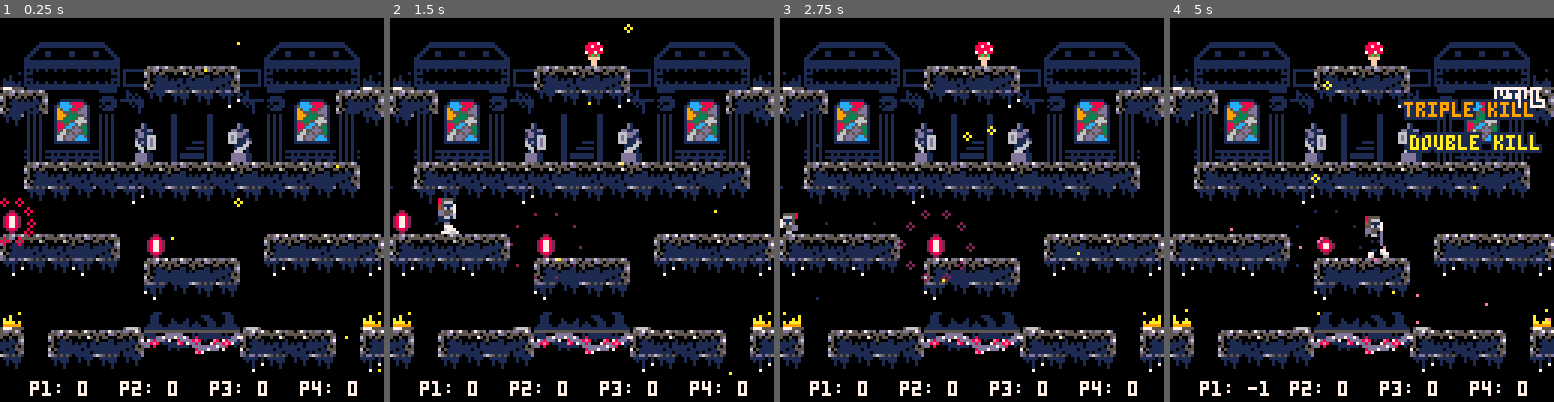
Above: before the commit, frames 1-4 (left to right).
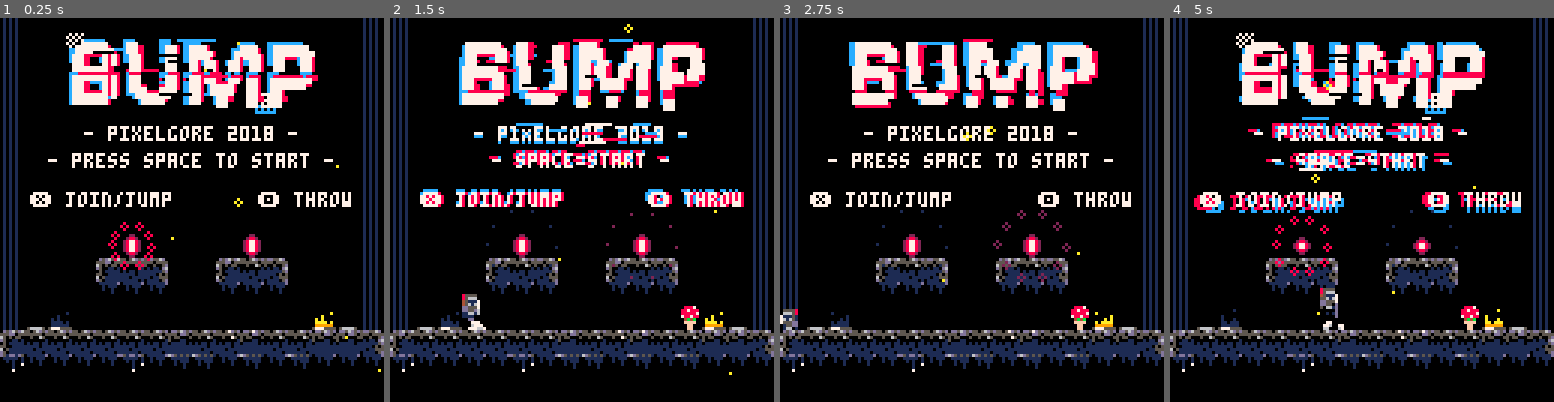
Above: after the commit, the same moments.

Repository: wesen/carts
Game: PICO-8 cartridge games/bump/bump.p8
The game is run twice, just before and just after one commit, with the same random seed, the same clock (stepped at 60 frames per second) and the same inputs.
Inputs:
- Up to frame 1 (0.25 s): no input
- Up to frame 2 (1.5 s): tap O (Z key) at 0.33, 0.7, 1.43 s; tap X (X key) at 1.07 s
- Up to frame 3 (2.75 s): hold Left 1.97-2.37 s; tap X (X key) at 2.07, 2.4, 2.73 s; tap O (Z key) at 2.22 s; hold Down from 2.42 s (still down)
- Up to frame 4 (5 s): release Down at 2.82 s; hold Right 2.87-3.53 s; tap X (X key) every 0.33 s from 3.07 to 4.73 s; tap O (Z key) at 3.1, 3.98, 4.87 s; hold Up 3.58-4.08 s; hold Right 4.13-4.53 s; hold Down from 4.58 s (still down)

The runs differ from the first frame. In frame 1, 42% of the frame differs, in the area x 0-100%, y 0-99%; in frame 2, 44%; in frame 3, 42%; in frame 4, 46%.

Commit message:
Restore correct title screen

Diff:
--- a/games/bump/bump.p8
+++ b/games/bump/bump.p8
@@ -1847,7 +1847,7 @@
 mode_end=2
 mode_transition=3
 
-mode=mode_game
+mode=mode_title
 
 function make_transition(mid_cb,end_cb)
  add_cr(function()
@@ -1909,7 +1909,7 @@
 
 function _init()
  poke(0x5f2d,1)
- room=cls_room.init(v2(0,16),v2(16,16))
+ room=cls_room.init(v2(0,0),v2(16,16))
  room:spawn_player(p1_input)
  room:spawn_player(p2_input)
  -- room:spawn_player(p3_input)
--- a/games/bump/main.lua
+++ b/games/bump/main.lua
@@ -5,7 +5,7 @@
 mode_end=2
 mode_transition=3
 
-mode=mode_game
+mode=mode_title
 
 function make_transition(mid_cb,end_cb)
  add_cr(function()
@@ -67,7 +67,7 @@
 
 function _init()
  poke(0x5f2d,1)
- room=cls_room.init(v2(0,16),v2(16,16))
+ room=cls_room.init(v2(0,0),v2(16,16))
  room:spawn_player(p1_input)
  room:spawn_player(p2_input)
  -- room:spawn_player(p3_input)
Not shown, added: games/bump/.atomignore
